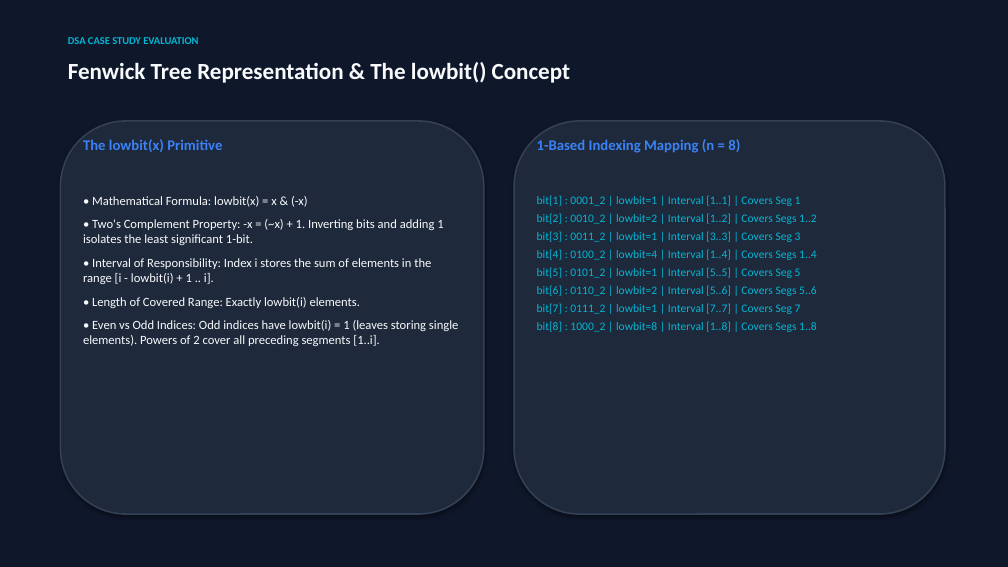
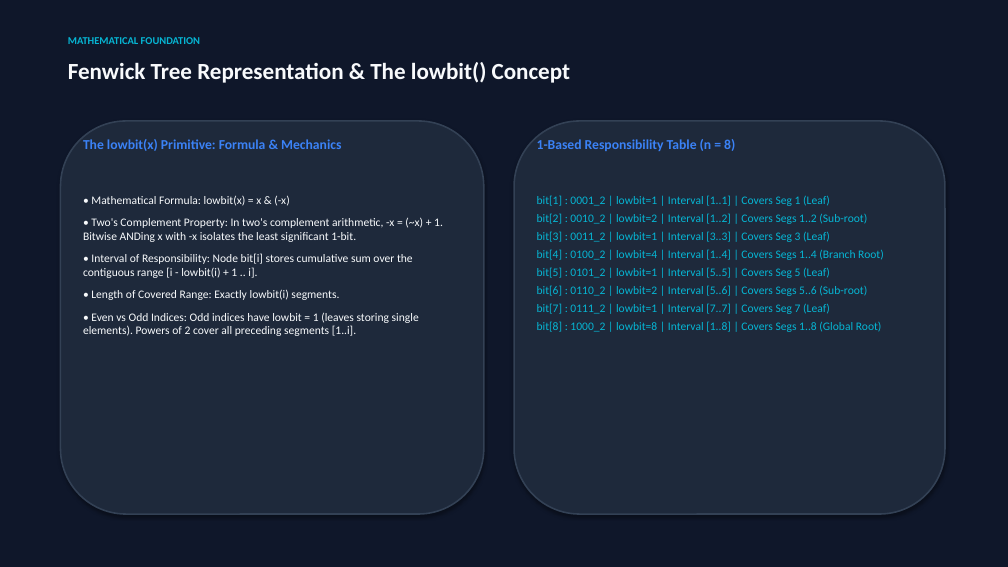
Before and after one commit to Jeyadev3/FlowGrid_Traffic_Analytics, a slide deck: slide 7 of presentation/Fenwick_Tree_Case_Study.pptx (slide 6 before the commit). Drawn at 1008x567 pixels with LibreOffice and Linux fonts; fonts in the diff are those of the drawing. Boxes give left, top, right and bottom in pixels: in the first picture for what was removed or moved away, otherwise in the second. Text is boxed around its words. In the diff, an @@ line names an element or a change of style, - is before the commit and + after.

Commit message:
docs: update Fenwick Tree case study presentation with Member 4 integration

```diff
--- a/presentation/Fenwick_Tree_Case_Study.pptx
+++ b/presentation/Fenwick_Tree_Case_Study.pptx
@@ text at [68, 37, 200, 44]: text changed @@
-DSA CASE STUDY EVALUATION
+MATHEMATICAL FOUNDATION
@@ text at [83, 139, 341, 151]: text changed; size 14 to 13 pt @@
-The lowbit(x) Primitive
+The lowbit(x) Primitive: Formula & Mechanics
@@ text at [537, 139, 735, 151]: text changed; size 14 to 13 pt @@
-1-Based Indexing Mapping (n = 8)
+1-Based Responsibility Table (n = 8)
@@ text at [91, 196, 289, 206]: size 12 to 11 pt in "• Mathematical Formula: lowbit(x) = x & ..." @@
@@ text at [537, 195, 884, 332]: text changed @@
-bit[1] : 0001_2 | lowbit=1 | Interval [1..1] | Covers Seg 1
-bit[2] : 0010_2 | lowbit=2 | Interval [1..2] | Covers Segs 1..2
-bit[3] : 0011_2 | lowbit=1 | Interval [3..3] | Covers Seg 3
-bit[4] : 0100_2 | lowbit=4 | Interval [1..4] | Covers Segs 1..4
-bit[5] : 0101_2 | lowbit=1 | Interval [5..5] | Covers Seg 5
-bit[6] : 0110_2 | lowbit=2 | Interval [5..6] | Covers Segs 5..6
-bit[7] : 0111_2 | lowbit=1 | Interval [7..7] | Covers Seg 7
-bit[8] : 1000_2 | lowbit=8 | Interval [1..8] | Covers Segs 1..8
+bit[1] : 0001_2 | lowbit=1 | Interval [1..1] | Covers Seg 1 (Leaf)
+bit[2] : 0010_2 | lowbit=2 | Interval [1..2] | Covers Segs 1..2 (Sub-root)
+bit[3] : 0011_2 | lowbit=1 | Interval [3..3] | Covers Seg 3 (Leaf)
+bit[4] : 0100_2 | lowbit=4 | Interval [1..4] | Covers Segs 1..4 (Branch Root)
+bit[5] : 0101_2 | lowbit=1 | Interval [5..5] | Covers Seg 5 (Leaf)
+bit[6] : 0110_2 | lowbit=2 | Interval [5..6] | Covers Segs 5..6 (Sub-root)
+bit[7] : 0111_2 | lowbit=1 | Interval [7..7] | Covers Seg 7 (Leaf)
+bit[8] : 1000_2 | lowbit=8 | Interval [1..8] | Covers Segs 1..8 (Global Root)
@@ text at [83, 217, 443, 336]: text changed; size 12 to 11 pt @@
-• Two's Complement Property: -x = (~x) + 1. Inverting bits and adding 1 isolates the least significant 1-bit.
-• Interval of Responsibility: Index i stores the sum of elements in the range [i - lowbit(i) + 1 .. i].
-• Length of Covered Range: Exactly lowbit(i) elements.
-• Even vs Odd Indices: Odd indices have lowbit(i) = 1 (leaves storing single elements). Powers of 2 cover all preceding segments [1..i].
+• Two's Complement Property: In two's complement arithmetic, -x = (~x) + 1. Bitwise ANDing x with -x isolates the least significant 1-bit.
+• Interval of Responsibility: Node bit[i] stores cumulative sum over the contiguous range [i - lowbit(i) + 1 .. i].
+• Length of Covered Range: Exactly lowbit(i) segments.
+• Even vs Odd Indices: Odd indices have lowbit = 1 (leaves storing single elements). Powers of 2 cover all preceding segments [1..i].
```
Also in this commit, not shown: 9 other slides changed, 6 slides added, 4 slides removed, 2 other files.
